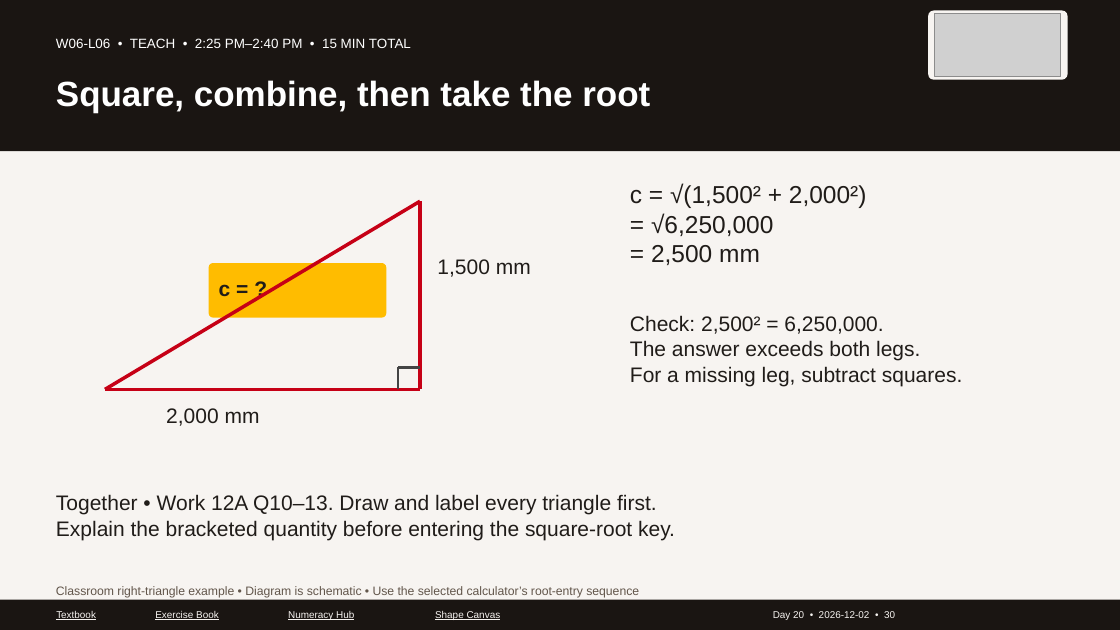
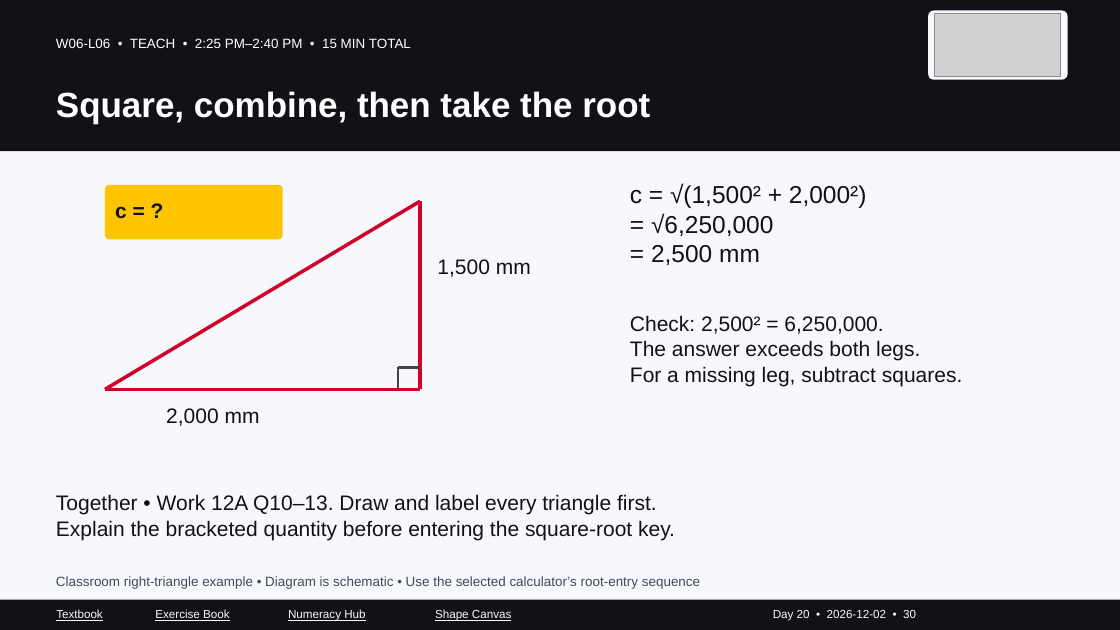
Before and after one commit to GOSTROGIS/access-trades-numeracy, a slide deck: slide 30 of carpentry/intake-141/PowerPoint/Day-20_2026-12-02_Week-6.pptx. Drawn at 1120x630 pixels with LibreOffice and Linux fonts; fonts in the diff are those of the drawing; grey boxes stand for pictures. Boxes give left, top, right and bottom in pixels: in the first picture for what was removed or moved away, otherwise in the second. Text is boxed around its words. In the diff, an @@ line names an element or a change of style, - is before the commit and + after.

Commit message:
Fix slide layout collisions and strengthen colour contrast

```diff
--- a/carpentry/intake-141/PowerPoint/Day-20_2026-12-02_Week-6.pptx
+++ b/carpentry/intake-141/PowerPoint/Day-20_2026-12-02_Week-6.pptx
@@ background #F7F4F1 to #F7F8FC @@
@@ rectangle at bbox=[0, 0, 1120, 151]: fill #1A1512 to #111218 @@
@@ text "Square, combine, then take the ...": place and size @@
-text "Square, combine, then take the ..." at bbox=[56, 80, 650, 113]
+text "Square, combine, then take the ..." at bbox=[56, 91, 650, 124]
@@ rounded rectangle: place and size @@
-rounded rectangle at bbox=[208, 263, 386, 318]
+rounded rectangle at bbox=[105, 185, 282, 239]
@@ line (105, 390) - (420, 202): stroke #C60016 3 pt to #D0002B 3 pt @@
@@ rounded rectangle at bbox=[105, 185, 282, 239]: fill #FFBC00 to #FFC400 @@
@@ text colour #201C19 to #111218 in 6 elements at bbox=[166, 408, 260, 426], bbox=[437, 259, 531, 277], bbox=[630, 184, 867, 265], bbox=[630, 315, 962, 386], bbox=[56, 494, 675, 540], bbox=[115, 206, 127, 218] @@
@@ text "c = ?": place and size @@
-text "c = ?" at bbox=[219, 284, 231, 297]
+text "c = ?" at bbox=[115, 206, 127, 218]
@@ line (420, 202) - (420, 390): stroke #C60016 3 pt to #D0002B 3 pt @@
@@ line (105, 390) - (420, 390): stroke #C60016 3 pt to #D0002B 3 pt @@
@@ text "Classroom right-triangle example • Diagram ...": place and size @@
-text "Classroom right-triangle example • Diagram ..." at bbox=[56, 586, 639, 598]
+text "Classroom right-triangle example • Diagram ..." at bbox=[56, 576, 700, 589]
@@ text "Classroom right-triangle example • Diagram ..." at bbox=[56, 576, 700, 589]: size 10.5 to 11.5 pt, text colour #62564B to #424957 @@
@@ rectangle at bbox=[0, 600, 1120, 630]: fill #1A1512 to #111218 @@
@@ size 8.5 to 10 pt, text colour #F7F4F1 to #F7F8FC; less space between paragraphs in 5 elements at bbox=[773, 610, 916, 621], bbox=[288, 609, 365, 621], bbox=[435, 609, 511, 621], bbox=[155, 609, 230, 621], bbox=[56, 609, 103, 621] @@
```
Also in this commit, not shown: 44 other slides changed, 51 other files.
